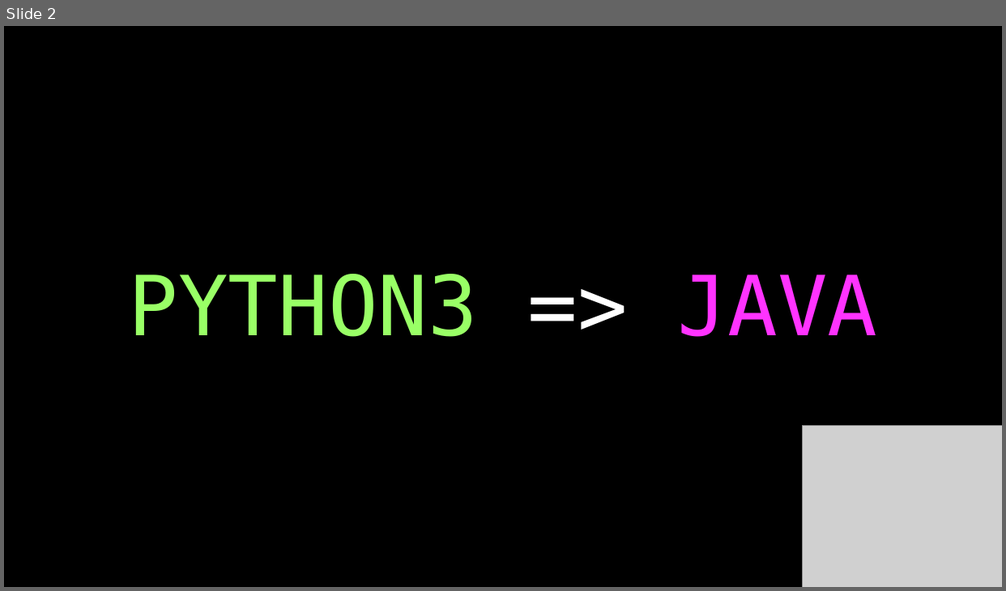
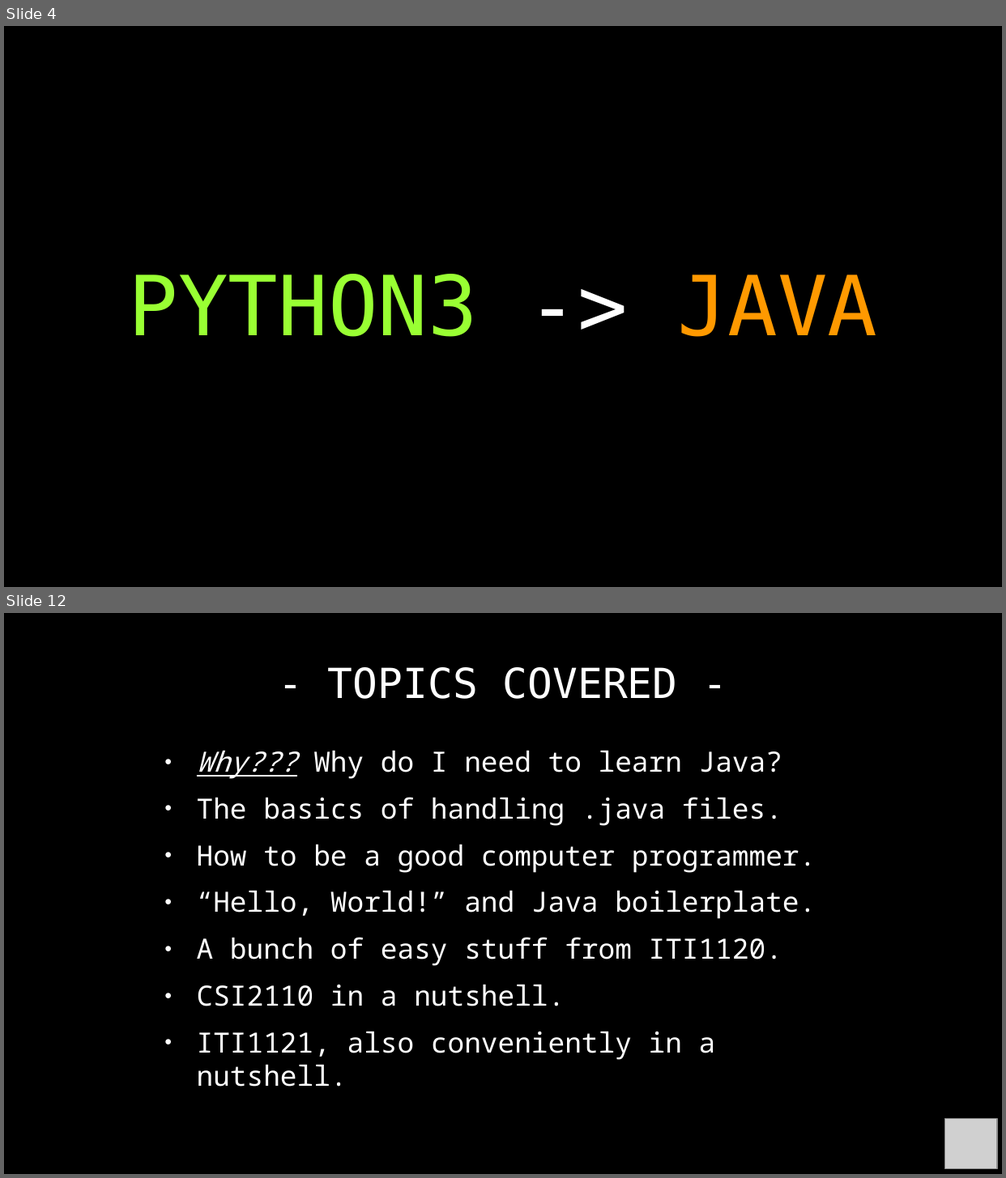
Before and after one commit to RyanFleck/Projects, a slide deck: Teaching/RCF_Py_Java_Tutorial.odp. Shown one above the other, each under a label of ours: slide 2 before the commit, slides 4 and 12 after it; the slides between them are not shown. The pictures are 1006x591 and 1006x1178 pixels, drawn with LibreOffice and Linux fonts; fonts in the diff are those of the drawing; grey boxes stand for pictures; background and template pictures are left out. Boxes give left, top, right and bottom in pixels: in the first picture for what was removed or moved away, otherwise in the second. Text is boxed around its words. In the diff, an @@ line names an element or a change of style, - is before the commit and + after.

```diff
--- a/Teaching/RCF_Py_Java_Tutorial.odp
+++ b/Teaching/RCF_Py_Java_Tutorial.odp
@@ slide 12 added at [4, 613, 1002, 1174], background #000000 @@
@@ title added at [328, 667, 678, 699], 33 pt, text #FFFFFF @@
+- TOPICS COVERED -
@@ text added at [197, 750, 816, 1087], 22.2 pt, text #FFFFFF @@
+● Why??? Why do I need to learn Java?
+● The basics of handling .java files.
+● How to be a good computer programmer.
+● “Hello, World!” and Java boilerplate.
+● A bunch of easy stuff from ITI1120.
+● CSI2110 in a nutshell.
+● ITI1121, also conveniently in a nutshell.
@@ picture added at [945, 1119, 997, 1169] @@
@@ what was slide 2 is now slide 4 @@
@@ slide 4 changed as well @@
@@ text at [128, 274, 878, 337]: text changed; text colour #99FF66 to #99FF33 @@
-PYTHON3 => JAVA
+PYTHON3 -> JAVA
@@ picture removed at [803, 426, 1002, 587] @@
```
Also in this commit, not shown: 1 other slide changed, 42 other slides added, 2 slides removed, 3 other files.
